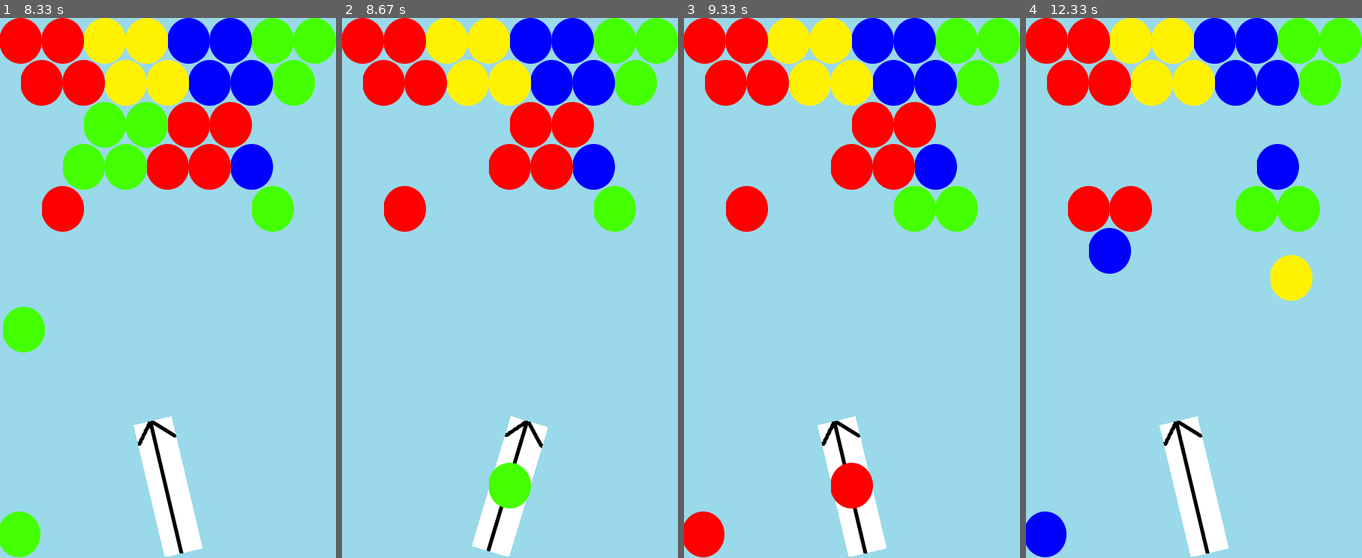
Above: before the commit, frames 1-4 (left to right).
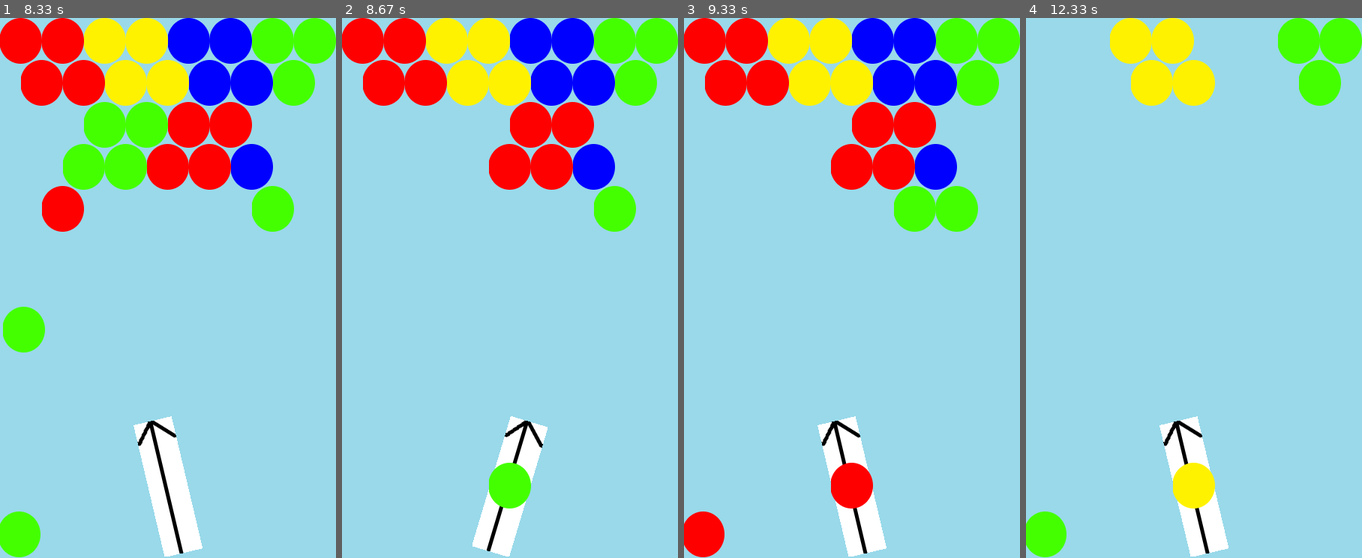
Above: after the commit, the same moments.

Repository: baehunsang/Python_ex
Game: pygame game, started from pygame/frame.py
The game is run twice, just before and just after one commit, with the same random seed, the same clock (stepped at 60 frames per second) and the same inputs.
Inputs:
- Up to frame 1 (8.33 s): tap Space at 0.33, 0.73, 1.03, 1.3, 1.6, 1.73, 2.03, 2.4, 2.7, 2.9, 3.2, 3.4, 3.7, 3.9, 4.2, 4.47, 4.77, 4.9, 5.2, 5.57, 5.87, 6.07, 6.37, 6.57, 6.87, 7.07, 7.37, 7.63, 7.93, 8.07 s; hold Left 0.67-1.2 s; hold Left 1.23-1.63 s; hold Right 1.67-2.3 s; hold Left 2.33-2.8 s; hold Right 2.83-3.3 s; hold Right 3.33-3.8 s; hold Left 3.83-4.37 s; hold Left 4.4-4.8 s; hold Right 4.83-5.47 s; hold Left 5.5-5.97 s; hold Right 6-6.47 s; hold Right 6.5-6.97 s; hold Left 7-7.53 s; hold Left 7.57-7.97 s; hold Right from 8 s (still down)
- Up to frame 2 (8.67 s): tap Space at 8.37 s; release Right at 8.63 s
- Up to frame 3 (9.33 s): hold Left 8.67-9.13 s; tap Space at 8.73, 9.03, 9.23 s; hold Right from 9.17 s (still down)
- Up to frame 4 (12.33 s): tap Space at 9.53, 9.73, 10.03, 10.23, 10.53, 10.8, 11.1, 11.23, 11.53, 11.9, 12.2 s; release Right at 9.63 s; hold Right 9.67-10.13 s; hold Left 10.17-10.7 s; hold Left 10.73-11.13 s; hold Right 11.17-11.8 s; hold Left 11.83-12.3 s

Frame 1 is identical in both runs. In frame 2, 0.9% of the frame differs, in the area x 12-25%, y 31-40%; in frame 3, 0.9%; in frame 4, 15%, in the area x 0-88%, y 0-100%.

Commit message:
20. Solve error about treversing adjacent bubble

Diff:
--- a/pygame/frame.py
+++ b/pygame/frame.py
@@ -381,7 +381,7 @@
                 self.place_bubble(row_idx, col_idx)
                 self.remove_bubble_in(row_idx, col_idx, self.current_bubble.color)
                 self.delete_current_bubble()
-
+                self.delete_not_adj_bubbles()
 
     def get_map_index(self, x, y):
         row_idx = y // CELL_SIZE
@@ -424,11 +424,11 @@
                 difference_col = [1, -1, 0, 0, 1, 1]
                 for i in range(0, 6):
                     visit(map, row + difference_row[i], col+ difference_col[i], color)
-
-            difference_row = [0, 0, 1, -1, -1, 1]
-            difference_col = [1, -1, 0, 0, -1, -1]
-            for i in range(0, 6):
-                visit(map, row + difference_row[i], col+ difference_col[i], color)
+            else:
+                difference_row = [0, 0, 1, -1, -1, 1]
+                difference_col = [1, -1, 0, 0, -1, -1]
+                for i in range(0, 6):
+                    visit(map, row + difference_row[i], col+ difference_col[i], color)
 
         visit(self.map.get_map(), row, col, color)
         return visited
@@ -443,6 +443,41 @@
             for bubble in deleting_bubbles:
                 self.bubbles.get_bubble_group().remove(bubble)
 
+    def delete_not_adj_bubbles(self):
+        visited = []
+        def visit(map, row, col):
+            if row < 0 or row >= MAP_ROW or col < 0 or col >= MAP_COL:
+                return
+            curr_color = map[row][col]
+
+            if (row, col) in visited:
+                return
+
+            if curr_color in [".", "/"]:
+                return
+
+            visited.append((row, col))
+
+            if row % 2 ==1:
+                difference_row = [0, 0, 1, -1, 1, -1]
+                difference_col = [1, -1, 0, 0, 1, 1]
+                for i in range(0, 6):
+                    visit(map, row + difference_row[i], col+ difference_col[i])
+            else:
+                difference_row = [0, 0, 1, -1, -1, 1]
+                difference_col = [1, -1, 0, 0, -1, -1]
+                for i in range(0, 6):
+                    visit(map, row + difference_row[i], col+ difference_col[i])
+
+        for i in range(MAP_COL):
+            visited.append(visit(self.map.get_map(), 0, i))
+
+        deleting_bubbles = [bubble for bubble in self.bubbles.get_bubble_group() if (bubble.row_idx, bubble.col_idx) not in visited]
+        for bubble in deleting_bubbles:
+                self.map.set_map(bubble.row_idx, bubble.col_idx, ".")
+                self.bubbles.get_bubble_group().remove(bubble)
+
+
 
 
 
